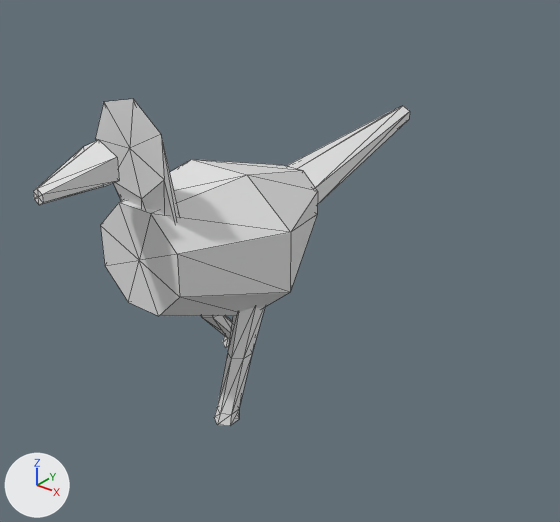
Two versions of the OBJ model data/animals/urubu/walk/7.obj, one commit apart.
Both versions are drawn from a 50 mm camera at (0.884, -0.934, 0.894) aimed at (0.041, 0.12, 0.241). Lighting does not change. The marker at lower left points along +X, +Y and +Z. The older version comes first. Mesh edges are drawn as thin lines. Where no turn or scale is listed for an object, it has been applied to the vertices.

The older version as bpy lines, for what is in view:
```python
me_urubu_walk_7 = bpy.data.meshes.new('urubu_walk_7')
me_urubu_walk_7.from_pydata(...)  # 122 vertices, 220 faces; spans x -0.159..0.159, y -0.357..0.682, z 0.0..0.613
ob_urubu_walk_7 = bpy.data.objects.new('urubu_walk_7', me_urubu_walk_7)
ob_urubu_walk_7.location = (0.0, 0.0, 0.0)
```
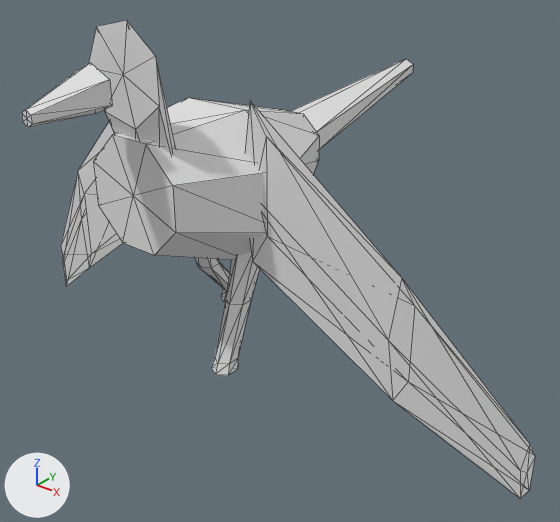
Where the change shows, as pixel boxes (x1, y1, x2, y2) in the pictures (560 x 522 px; the box of a moved part takes in the faces that stretch with it):
'urubu_walk_7', reshaped (36% wider, 46% taller)
    before: (33, 99, 410, 426)
    after: (22, 20, 535, 499)
part 1 of me_urubu_walk_7, moved or reshaped
    before: (101, 160, 318, 316)
    after: (94, 98, 319, 260)
part 2 of me_urubu_walk_7, moved or reshaped
    before: (201, 316, 232, 348)
    after: (195, 258, 230, 302)
part 3 of me_urubu_walk_7, moved or reshaped
    before: (214, 307, 265, 426)
    after: (212, 252, 259, 375)
part 4 of me_urubu_walk_7, moved or reshaped
    before: (95, 99, 180, 223)
    after: (89, 20, 176, 154)
part 5 of me_urubu_walk_7, moved or reshaped
    before: (33, 140, 119, 205)
    after: (22, 63, 112, 127)
part 6 of me_urubu_walk_7, moved or reshaped
    before: (287, 106, 410, 204)
    after: (291, 59, 413, 150)
part 7 of me_urubu_walk_7, added
    after: (61, 122, 123, 287)
part 8 of me_urubu_walk_7, added
    after: (245, 101, 535, 499)

What the commit changed:
me_urubu_walk_7 is used by ob_urubu_walk_7; location (0.0, 0.0, 0.0).
me_urubu_walk_7 had 122 vertices, 220 faces and spanned x -0.159..0.159, y -0.357..0.682, z 0.0..0.613.
me_urubu_walk_7 now has 156 vertices, 280 faces and spans x -0.597..0.595, y -0.357..0.682, z 0.0..0.724.
me_urubu_walk_7 part 1: the loose piece of 26 vertices spanning x -0.159..0.159, y -0.193..0.21, z 0.183..0.454 is moved by (0.0, 0.0, 0.111).
me_urubu_walk_7 part 2: the loose piece of 26 vertices spanning x -0.096..-0.048, y -0.032..0.13, z 0.02..0.227 is moved by (0.0, 0.0, 0.111).
me_urubu_walk_7 part 3: the loose piece of 26 vertices spanning x 0.048..0.096, y -0.103..0.032, z 0.0..0.227 is moved by (0.0, 0.0, 0.111).
me_urubu_walk_7 part 4: the loose piece of 16 vertices spanning x -0.082..0.07, y -0.191..-0.151, z 0.333..0.613 is moved by (0.0, 0.0, 0.111).
me_urubu_walk_7 part 5: the loose piece of 14 vertices spanning x -0.04..0.036, y -0.357..-0.247, z 0.489..0.561 is moved by (0.0, 0.0, 0.111).
me_urubu_walk_7 part 6: the loose piece of 14 vertices spanning x -0.058..0.058, y 0.202..0.682, z 0.308..0.418 is moved by (0.0, 0.0, 0.111).
me_urubu_walk_7 part 7: a new loose piece of 17 vertices spanning x -0.597..-0.108, y -0.054..0.066, z 0.0..0.6.
me_urubu_walk_7 part 8: a new loose piece of 17 vertices spanning x 0.103..0.595, y -0.055..0.066, z 0.0..0.6.
